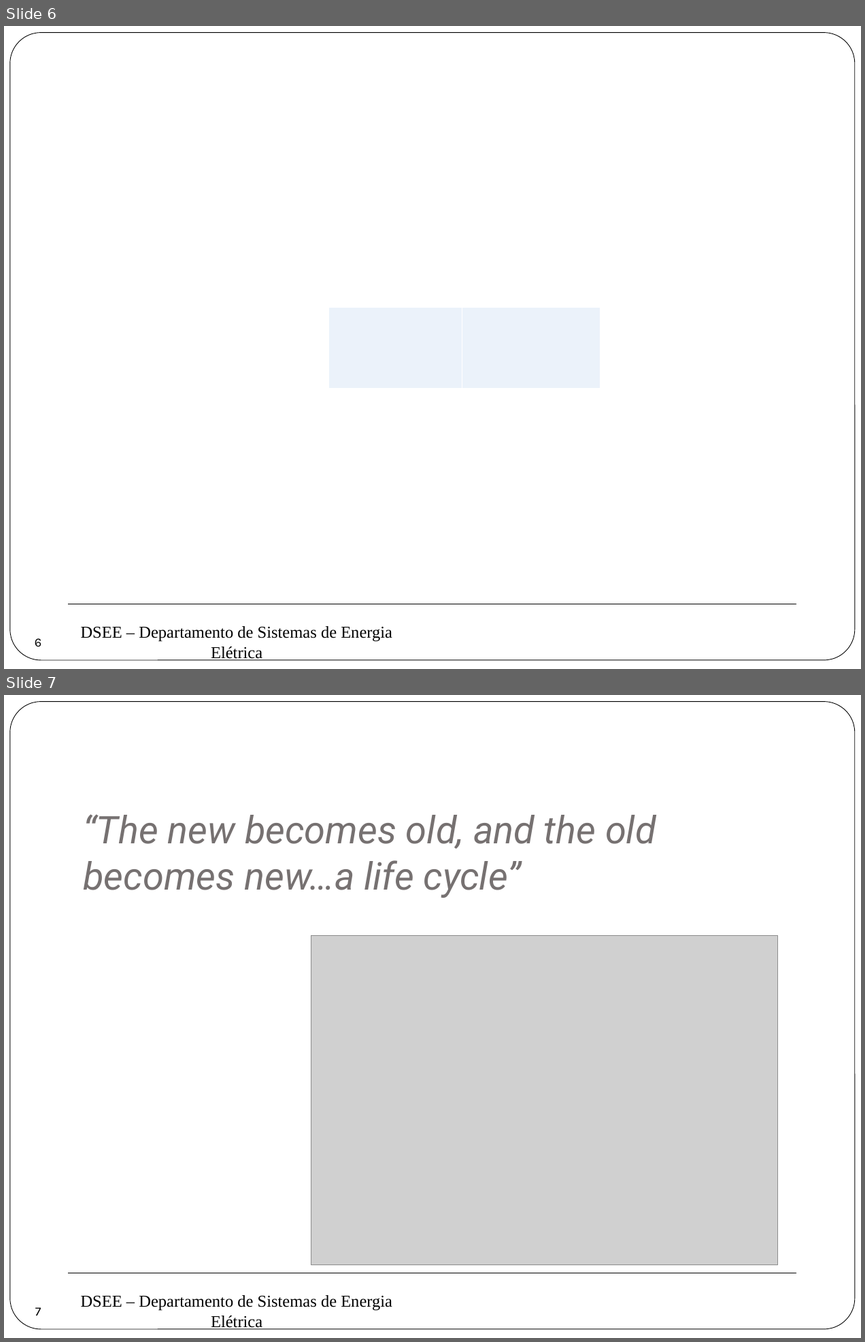
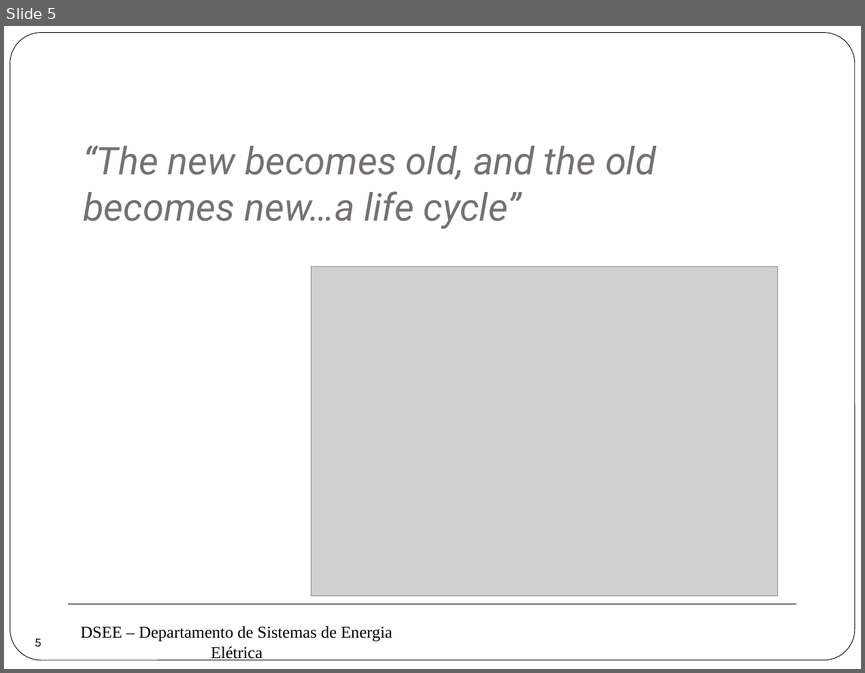
Before and after one commit to erikfilias/Power-Systems-Optimization-using-Julia-Language, a slide deck: 1. Lectures/Introducción a la Optimización aplicada a Sistemas de Energía Eléctrica/Dia 1/4. Programación Lineal.pptx. Shown one above the other, each under a label of ours: slides 6 and 7 before the commit, slide 5 after it. The pictures are 865x1342 and 865x673 pixels, drawn with LibreOffice and Linux fonts; fonts in the diff are those of the drawing; grey boxes stand for pictures; background and template pictures are left out. Boxes give left, top, right and bottom in pixels: in the first picture for what was removed or moved away, otherwise in the second. Text is boxed around its words. In the diff, an @@ line names an element or a change of style, - is before the commit and + after.

```diff
--- a/1. Lectures/Introducción a la Optimización aplicada a Sistemas de Energía Eléctrica/Dia 1/4. Programación Lineal.pptx
+++ b/1. Lectures/Introducción a la Optimización aplicada a Sistemas de Energía Eléctrica/Dia 1/4. Programación Lineal.pptx
@@ slide 6 removed at (4, 26, 861, 669), background #FFFFFF; not listed: 3 template elements that a slide beside it also shows @@
@@ rectangle removed at (329, 307, 462, 388) @@
@@ rectangle removed at (462, 307, 600, 388) @@
@@ page number removed at (22, 625, 54, 658) @@
-6
@@ what was slide 7 is now slide 5 @@
@@ page number at (35, 638, 41, 646): text changed @@
-7
+5
```
Also in this commit, not shown: 4 slides changed, 1 other slide removed.
